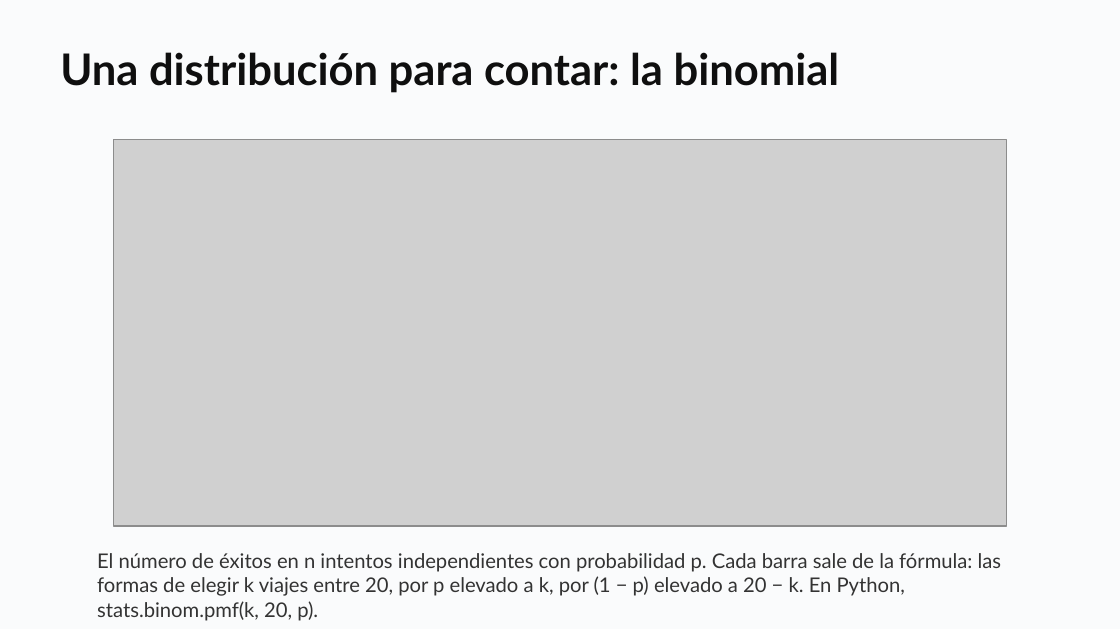
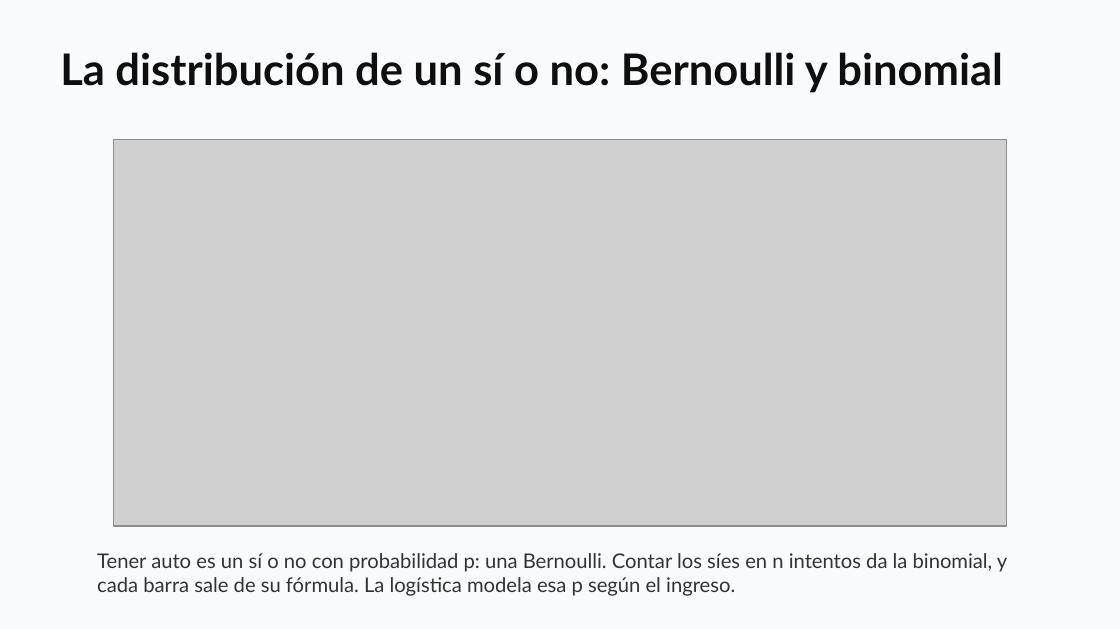
Before and after one commit to daniopitz/diplomado-cdd, a slide deck: slide 41 of presentaciones/clase05_probabilidad_inferencia.pptx (slide 11 before the commit). Drawn at 1120x629 pixels with LibreOffice and Linux fonts; fonts in the diff are those of the drawing; grey boxes stand for pictures. Boxes give left, top, right and bottom in pixels: in the first picture for what was removed or moved away, otherwise in the second. Text is boxed around its words. In the diff, an @@ line names an element or a change of style, - is before the commit and + after.

```diff
--- a/presentaciones/clase05_probabilidad_inferencia.pptx
+++ b/presentaciones/clase05_probabilidad_inferencia.pptx
@@ text at [60, 52, 1003, 93]: text changed @@
-Una distribución para contar: la binomial
+La distribución de un sí o no: Bernoulli y binomial
@@ text at [97, 553, 1007, 596]: text changed @@
-El número de éxitos en n intentos independientes con probabilidad p. Cada barra sale de la fórmula: las formas de elegir k viajes entre 20, por p elevado a k, por (1 − p) elevado a 20 − k. En Python, stats.binom.pmf(k, 20, p).
+Tener auto es un sí o no con probabilidad p: una Bernoulli. Contar los síes en n intentos da la binomial, y cada barra sale de su fórmula. La logística modela esa p según el ingreso.
```
Also in this commit, not shown: 14 other slides changed, 8 slides added, 2 slides removed, 4 other files.
